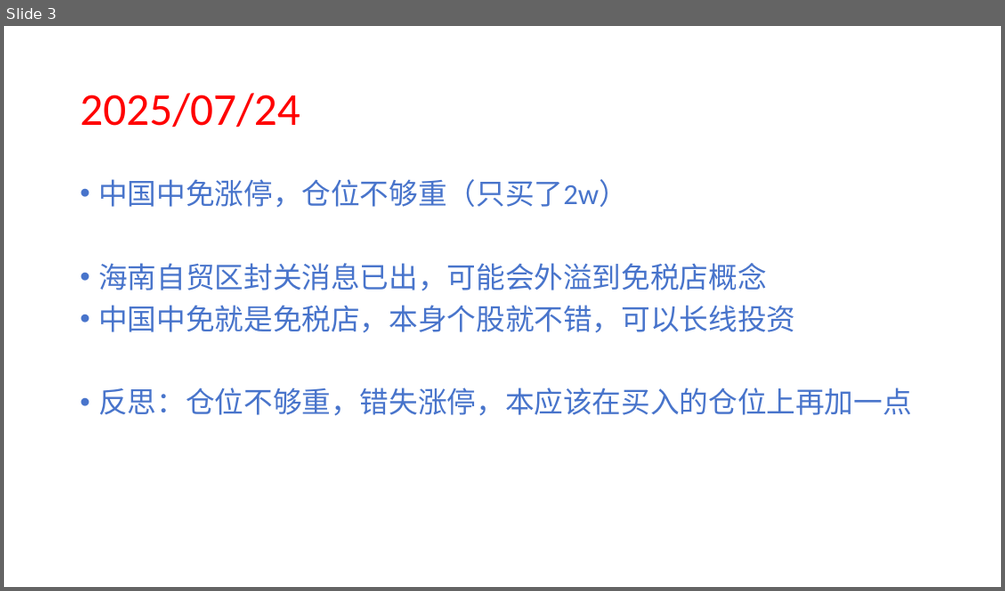
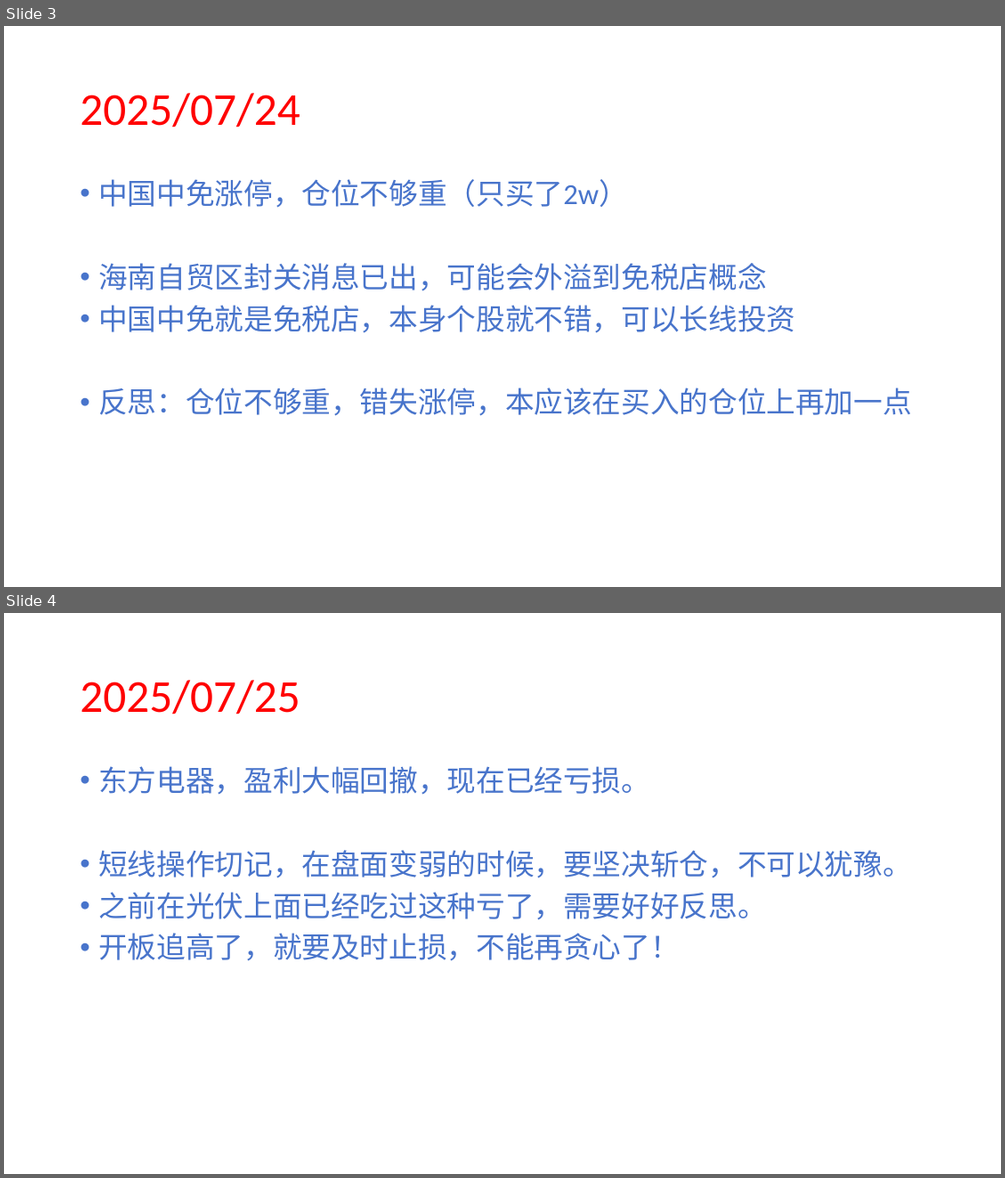
Before and after one commit to 873459621/FFMPEG, a slide deck: 投资反思.pptx. Shown one above the other, each under a label of ours: slide 3 before the commit, slides 3 and 4 after it. The pictures are 1005x591 and 1005x1178 pixels, drawn with LibreOffice and Linux fonts; fonts in the diff are those of the drawing. Boxes give left, top, right and bottom in pixels: in the first picture for what was removed or moved away, otherwise in the second. Text is boxed around its words. In the diff, an @@ line names an element or a change of style, - is before the commit and + after.

```diff
--- a/投资反思.pptx
+++ b/投资反思.pptx
@@ slide 4 added at [4, 613, 1001, 1174], background #FFFFFF @@
@@ title added at [80, 680, 300, 714], 44 pt, text #FF0000 @@
+2025/07/25
@@ text added at [98, 766, 911, 961], 28 pt, text #4874CB @@
+• 东方电器，盈利大幅回撤，现在已经亏损。
+• 短线操作切记，在盘面变弱的时候，要坚决斩仓，不可以犹豫。
+• 之前在光伏上面已经吃过这种亏了，需要好好反思。
+• 开板追高了，就要及时止损，不能再贪心了！
```
Also in this commit, not shown: 3 other files.
